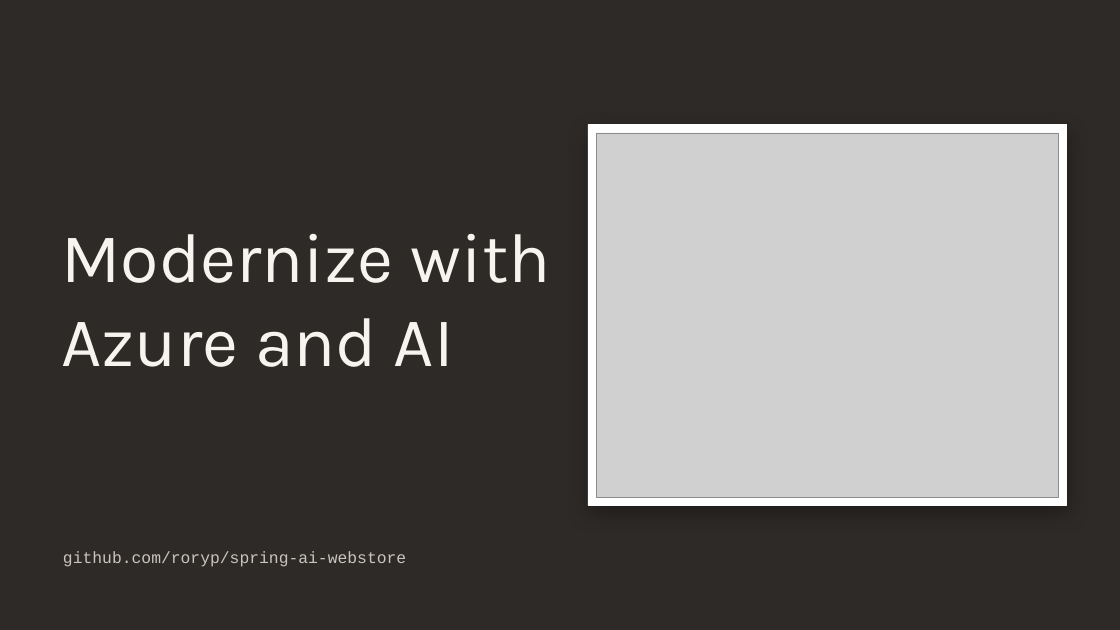
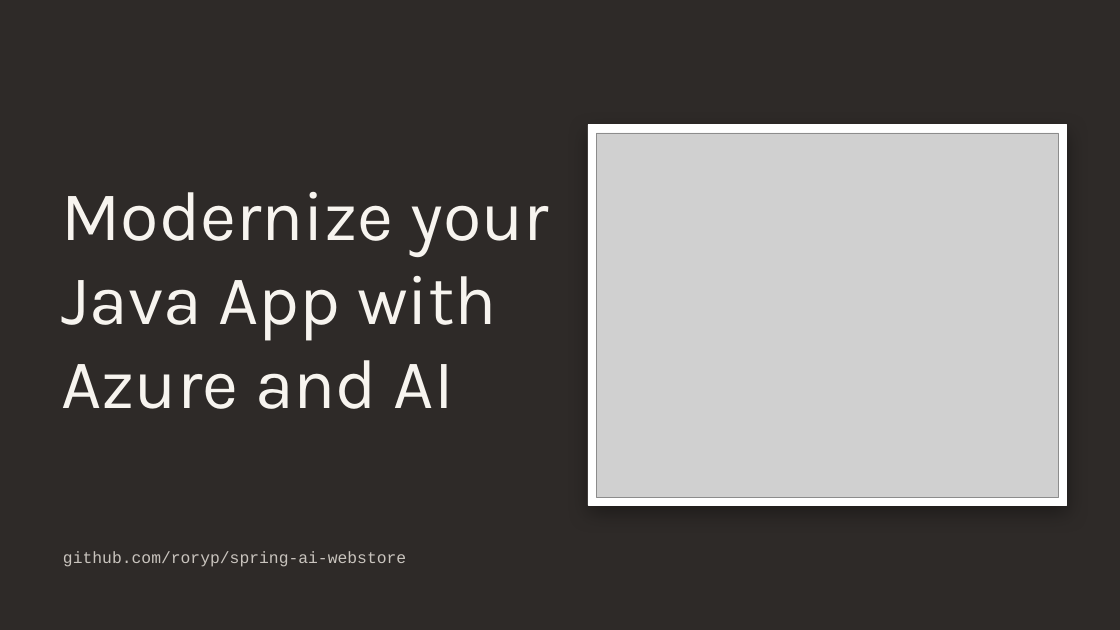
Before and after one commit to roryp/spring-ai-webstore, a slide deck: slide 1 of docs/trail-store-workshop.pptx. Drawn at 1120x630 pixels with LibreOffice and Linux fonts; fonts in the diff are those of the drawing; grey boxes stand for pictures. Boxes give left, top, right and bottom in pixels: in the first picture for what was removed or moved away, otherwise in the second. Text is boxed around its words. In the diff, an @@ line names an element or a change of style, - is before the commit and + after.

Commit message:
updated presentation

```diff
--- a/docs/trail-store-workshop.pptx
+++ b/docs/trail-store-workshop.pptx
@@ text at (62, 192, 549, 409): text changed @@
-Modernize with Azure and AI
+Modernize your Java App with Azure and AI
```
